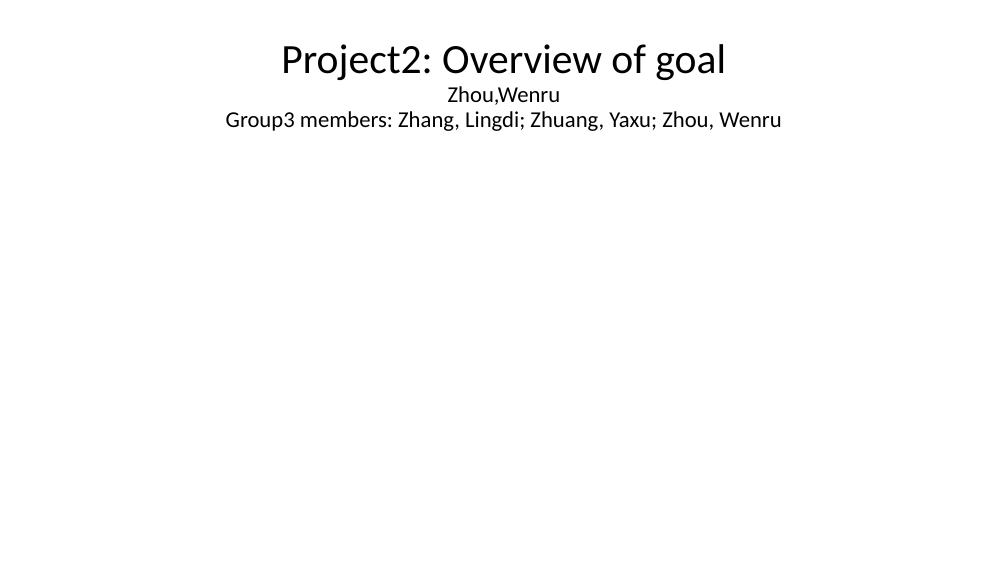
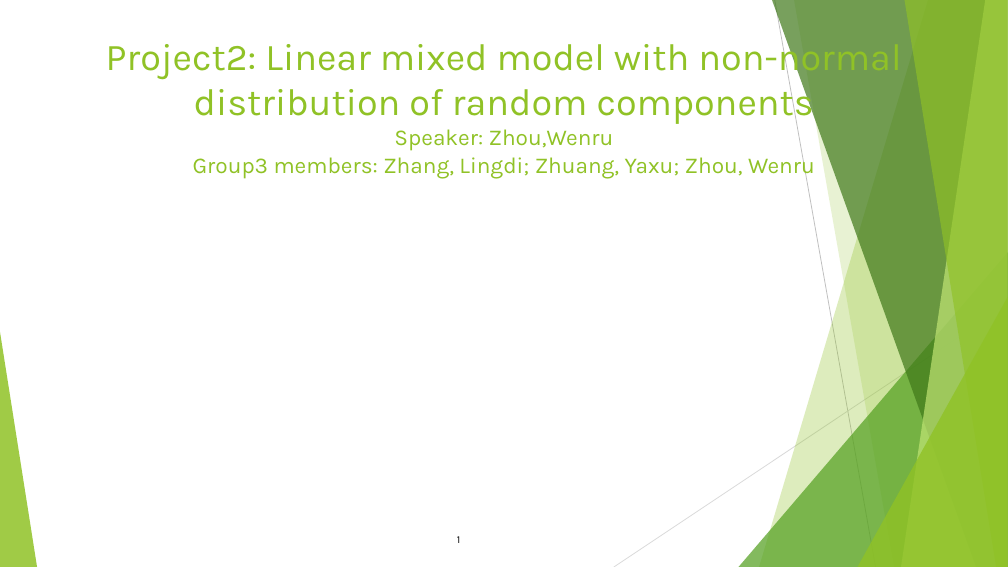
Before and after one commit to zhwr7125/BIOS6624, a slide deck: slide 1 of Project2/Reports/Project 2 interim.pptx. Drawn at 1008x567 pixels with LibreOffice and Linux fonts; fonts in the diff are those of the drawing; grey boxes stand for pictures. Boxes give left, top, right and bottom in pixels: in the first picture for what was removed or moved away, otherwise in the second. Text is boxed around its words. In the diff, an @@ line names an element or a change of style, - is before the commit and + after.

```diff
--- a/Project2/Reports/Project 2 interim.pptx
+++ b/Project2/Reports/Project 2 interim.pptx
@@ title "Project2: Linear mixed model with ..." at (106,35,901,179): vertical alignment middle to top @@
@@ title at (106,35,901,179): text changed; size 21.6 to 36 pt; font Calibri to Karla; text colour #000000 to #90C226 @@
-Project2: Overview of goal
-Zhou,Wenru
-Group3 members: Zhang, Lingdi; Zhuang, Yaxu; Zhou, Wenru
+Project2: Linear mixed model with non-normal distribution of random components
+Speaker: Zhou,Wenru
+Group3 members: Zhang, Lingdi; Zhuang, Yaxu; Zhou, Wenru
@@ group added at (0,0,1008,567): 5 freeform shapes, 3 triangles, 2 lines @@
@@ page number added at (457,536,460,543), 10 pt, text #000000 @@
+1
```
Also in this commit, not shown: 2 other slides changed.
